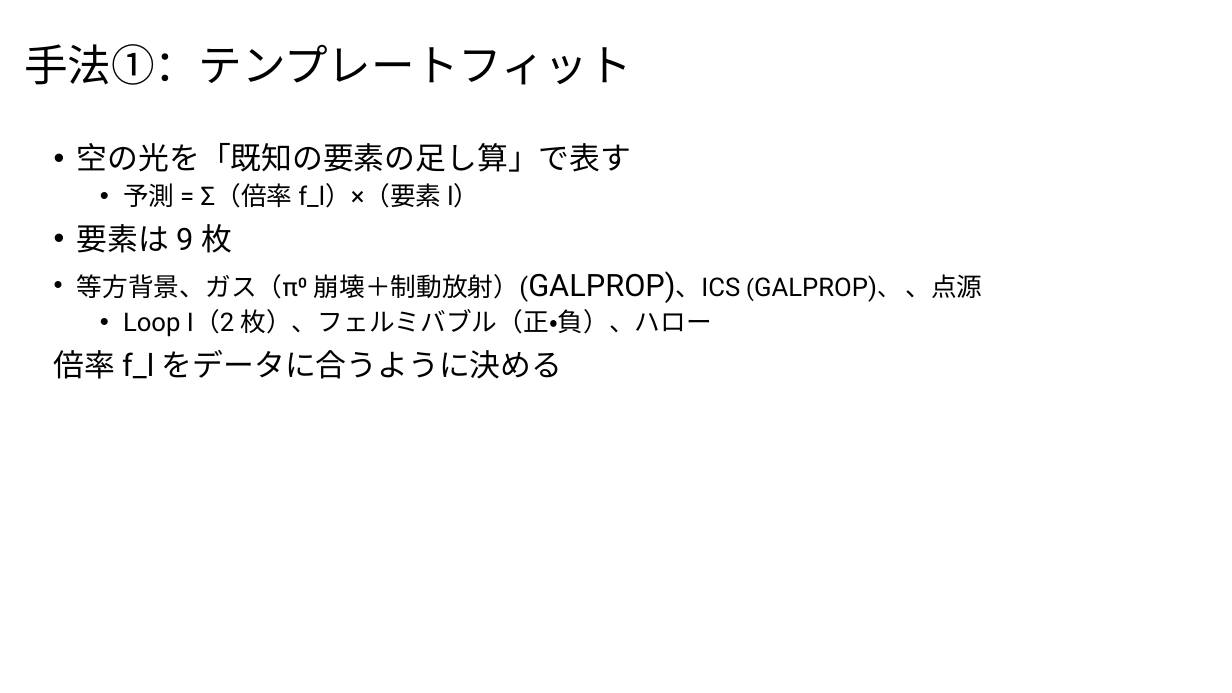
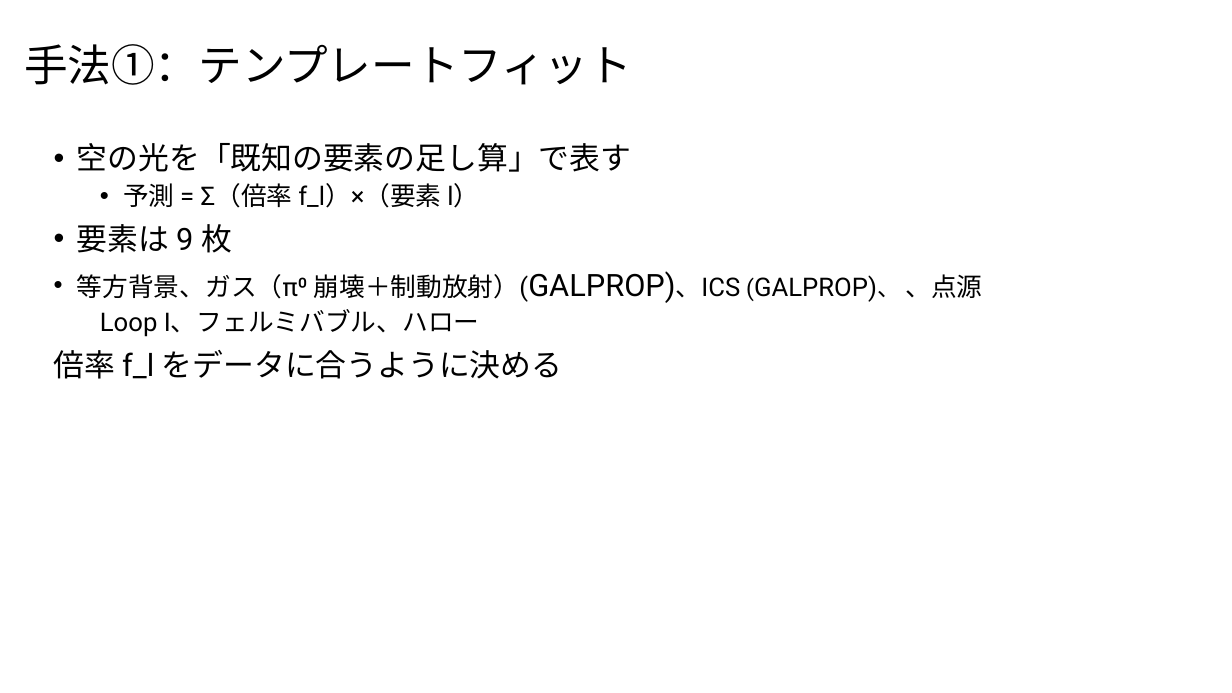
Before and after one commit to Mikann20041029/darkmatter-slides, a slide deck: slide 4 of slides/2026-10-03_研究進捗報告_claude_夕方版.pptx. Drawn at 1232x693 pixels with LibreOffice and Linux fonts; fonts in the diff are those of the drawing. Boxes give left, top, right and bottom in pixels: in the first picture for what was removed or moved away, otherwise in the second. Text is boxed around its words. In the diff, an @@ line names an element or a change of style, - is before the commit and + after.

Commit message:
slides: 本人の編集版を更新 (10-05 12:38)

```diff
--- a/slides/2026-10-03_研究進捗報告_claude_夕方版.pptx
+++ b/slides/2026-10-03_研究進捗報告_claude_夕方版.pptx
@@ text at (100,309,480,337): text changed @@
-  • Loop I（2 枚）、フェルミバブル（正・負）、ハロー
+  Loop I、フェルミバブル、ハロー
```
